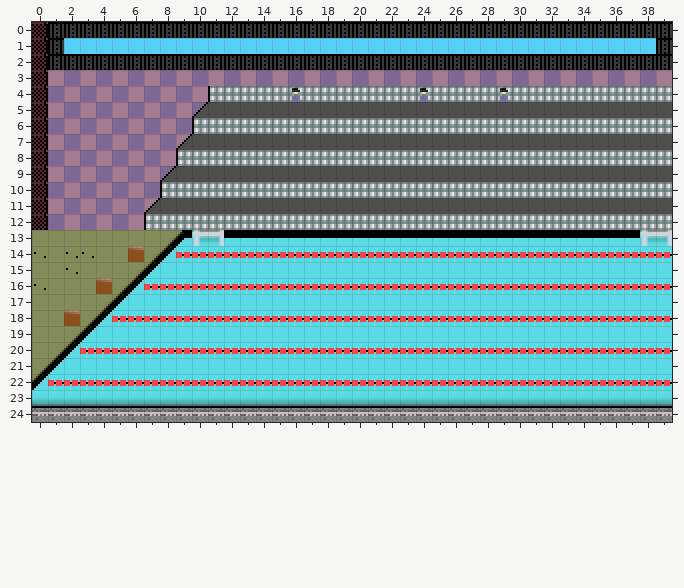
Tiled map -- static/bg9.tmx. Above is the file before it was changed.
Cells are 8x8 px. Shown: x 0..39, y 0..24.
And afterwards:
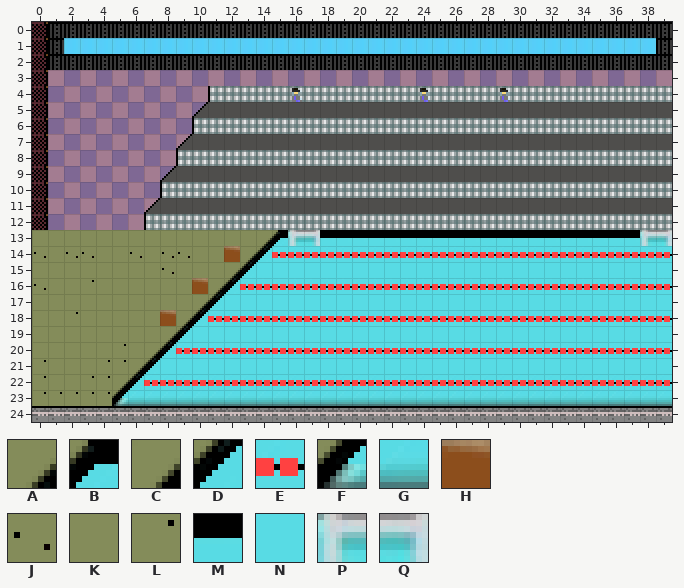
Key: from "tiles": A 22, B 23, C 53, D 54, E 55, F 85, G 86, H 123, J 174, K 205, L 208, M 290, N 322, P 386, Q 387.
_ is an empty cell.
The edit:
Layer "Tile Layer 1":
y 13: x 8..17 ABPQMMMMMM -> KKKKKKABPQ
y 14: x 6..14 HADEEEEEE -> JKJJKKHAD
y 15: x 2 J -> K; x 6..13 ADNNNNNN -> KKJKKKAD
y 16: x 3..12 KHADEEEEEE -> LKKKKKKHAD
y 17: x 4..11 ADNNNNNN -> KKKKKKAD
y 18: x 2..10 HCDEEEEEE -> LKKKKKHCD
y 19: x 2..9 CDNNNNNN -> KKKKKKCD
y 20: x 1..8 CDEEEEEE -> KKKKLKCD
y 21: x 0..7 CDNNNNNN -> LKKKLLCD
y 22: x 0..6 DEEEEEE -> LKKLLCD
y 23: x 0..5 GGGGGG -> LLLLLF
Where, in picture pixels (left, top, right, bottom), the same in both pictures:
changed: (32, 230, 320, 406)
